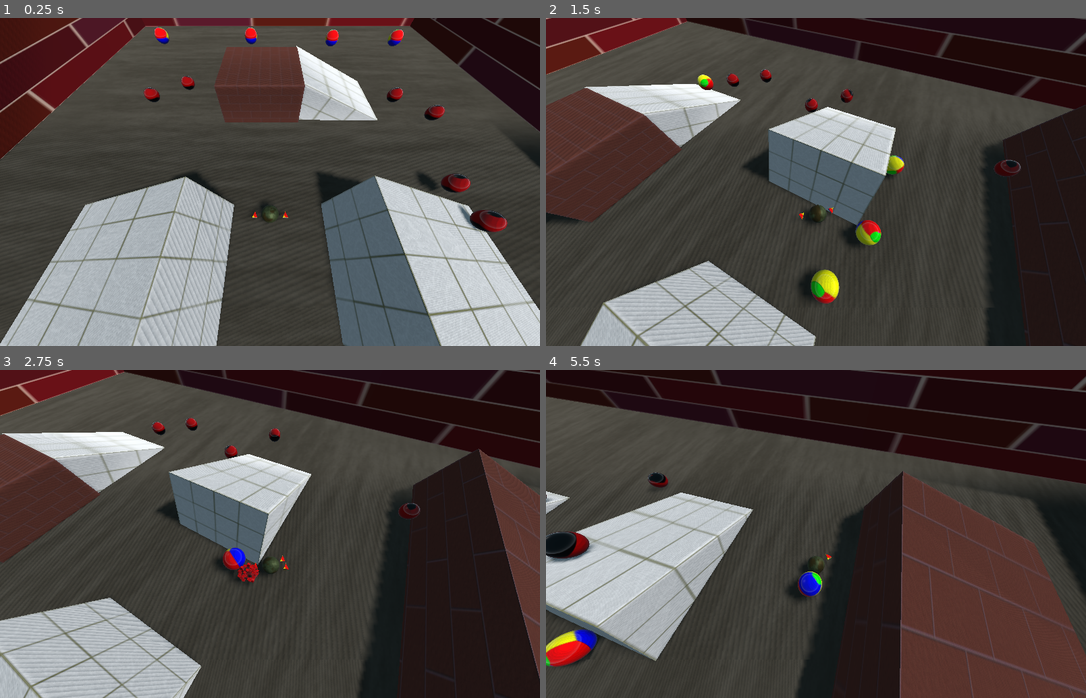
Above: before the commit, frames 1-4 (two rows, left to right).
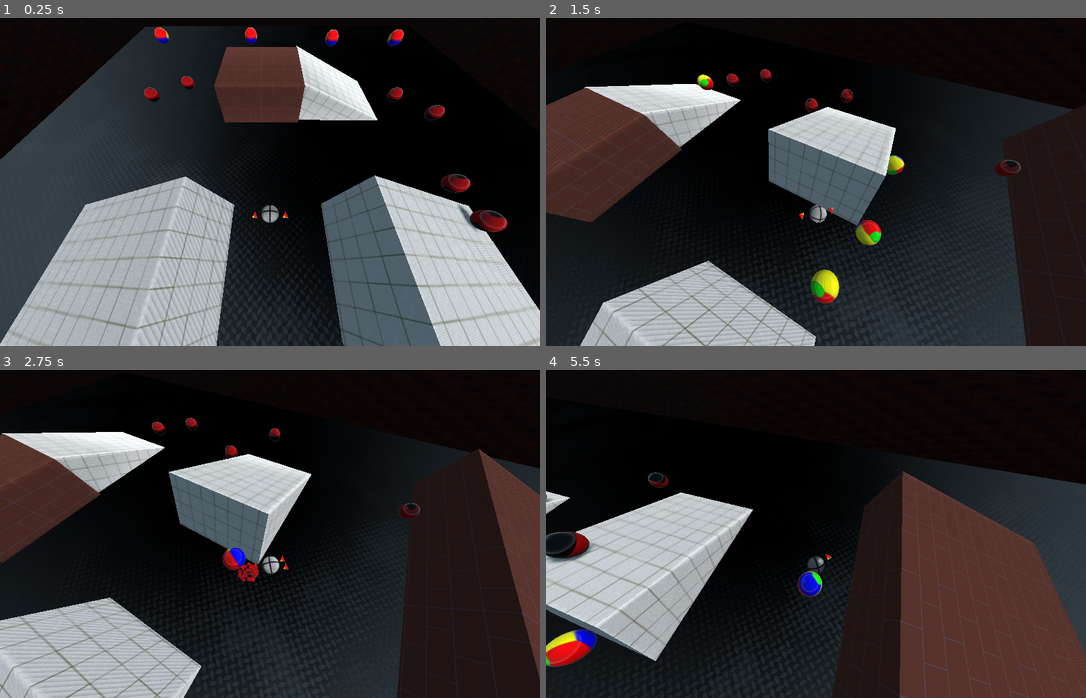
Above: after the commit, the same moments.

Repository: Paul991/RollerShooter
Game: Godot game, scene res://scenes/Main.tscn
Two runs of this game, one before a commit and one after it. Both use one fixed random seed, a clock stepped at 60 frames per second and the inputs below.
Inputs (mouse positions are in pixels of both pictures, inside the frame that each line leads up to):
- Up to frame 1 (0.25 s): no input
- Up to frame 2 (1.5 s): move the mouse to (934, 165) at 0.52 s; hold Right mouse button (move) 0.53-1.28 s; move the mouse to (708, 198) at 1.27 s; right-click (708, 198) at 1.35 s
- Up to frame 3 (2.75 s): move the mouse to (324, 461) at 2.02 s; press the mouse at (324, 461) at 2.03 s; right-click (324, 461) at 2.3 s
- Up to frame 4 (5.5 s): move the mouse to (789, 599) at 2.77 s; release the mouse at (789, 599) at 2.78 s; right-click (789, 599) at 2.85 s; move the mouse to (978, 583) at 3.52 s; hold Right mouse button (move) 3.53-4.28 s; move the mouse to (654, 484) at 4.27 s; click (654, 484) at 4.35 s; right-click (654, 484) at 4.55 s; move the mouse to (843, 534) at 5.02 s; hold Right mouse button (move) from 5.03 s (still down)

The runs differ from the first frame. In frame 1, 52% of the frame differs, in the area x 0-100%, y 0-100%; in frame 2, 54%; in frame 3, 50%; in frame 4, 45%.

Commit message:
worked with textures

Diff:
--- a/scenes/player/Player.gd
+++ b/scenes/player/Player.gd
@@ -31,7 +31,7 @@
 func _input(event):
 	if event is InputEventMouseMotion:
 		var movement = event.relative
-		Pointer.rotation.y += -deg2rad(movement.x*0.5)
+		Pointer.rotation.y += -deg2rad(movement.x*0.5) # it doesnt go 360. it has caps at both ends
 	if event.is_action_pressed("ui_cancel"):
 		get_tree().quit()
 	if event.is_action_pressed("restart"):
--- a/scenes/player/Player.tscn
+++ b/scenes/player/Player.tscn
@@ -1,9 +1,10 @@
-[gd_scene load_steps=11 format=2]
+[gd_scene load_steps=12 format=2]
 
-[ext_resource path="res://assets/textures/Metal_Rusted_Diffuse_2.png" type="Texture" id=1]
+[ext_resource path="res://assets/textures/Floor_Tech_Glow.png" type="Texture" id=1]
 [ext_resource path="res://scenes/player/Player.gd" type="Script" id=2]
 [ext_resource path="res://scenes/shaders&particles/Toon_shader.shader" type="Shader" id=3]
 [ext_resource path="res://assets/sfx/AlienWeapon4.wav" type="AudioStream" id=4]
+[ext_resource path="res://assets/textures/Floor_Tech_Diffuse.png" type="Texture" id=5]
 
 [sub_resource type="PhysicsMaterial" id=1]
 resource_local_to_scene = true
@@ -22,10 +23,12 @@
 height = 14.0
 
 [sub_resource type="SpatialMaterial" id=5]
-albedo_color = Color( 0.772549, 0.898039, 0.588235, 1 )
-albedo_texture = ExtResource( 1 )
-metallic = 0.63
-roughness = 0.57
+albedo_texture = ExtResource( 5 )
+normal_enabled = true
+normal_scale = -7.4
+normal_texture = ExtResource( 1 )
+uv1_scale = Vector3( 0.1, 0.1, 0.1 )
+uv1_triplanar = true
 
 [sub_resource type="AudioStreamRandomPitch" id=6]
 audio_stream = ExtResource( 4 )
--- a/scenes/shapes/Cube.tscn
+++ b/scenes/shapes/Cube.tscn
@@ -5,7 +5,9 @@
 [sub_resource type="SpatialMaterial" id=1]
 albedo_texture = ExtResource( 1 )
 normal_enabled = true
-normal_scale = 1.0
+normal_scale = -10.0
+uv1_scale = Vector3( 0.01, 0.01, 0.01 )
+uv1_triplanar = true
 
 [node name="Cube" type="CSGBox"]
 use_collision = true
--- a/scenes/shapes/Floor.tscn
+++ b/scenes/shapes/Floor.tscn
@@ -1,9 +1,15 @@
 [gd_scene load_steps=3 format=2]
 
-[ext_resource path="res://assets/textures/Wood_Diffuse.png" type="Texture" id=1]
+[ext_resource path="res://assets/textures/DiamondPlate_Diffuse.png" type="Texture" id=1]
 
 [sub_resource type="SpatialMaterial" id=1]
 albedo_texture = ExtResource( 1 )
+metallic = 1.0
+normal_enabled = true
+normal_scale = 10.0
+normal_texture = ExtResource( 1 )
+uv1_scale = Vector3( 0.005, 0.005, 0.005 )
+uv1_triplanar = true
 
 [node name="Floor" type="CSGBox"]
 transform = Transform( 1, 0, 0, 0, 1, 0, 0, 0, 1, -70, 0, 0 )
--- a/scenes/shapes/Ramp.tscn
+++ b/scenes/shapes/Ramp.tscn
@@ -6,6 +6,8 @@
 albedo_texture = ExtResource( 1 )
 normal_enabled = true
 normal_scale = 1.0
+uv1_scale = Vector3( 0.02, 0.02, 0.02 )
+uv1_triplanar = true
 
 [node name="Ramp" type="CSGBox"]
 transform = Transform( -0.918681, 0.394716, 0.0149926, 0.394648, 0.918803, -0.00739282, -0.0166933, -0.000874847, -0.99986, 24.0522, -14.6878, 34.0561 )
--- a/scenes/shapes/Wall.tscn
+++ b/scenes/shapes/Wall.tscn
@@ -1,9 +1,15 @@
-[gd_scene load_steps=3 format=2]
+[gd_scene load_steps=4 format=2]
 
 [ext_resource path="res://assets/textures/Brick_Diffuse_2.png" type="Texture" id=1]
+[ext_resource path="res://assets/textures/Brick_Diffuse.png" type="Texture" id=2]
 
 [sub_resource type="SpatialMaterial" id=1]
-albedo_texture = ExtResource( 1 )
+albedo_texture = ExtResource( 2 )
+normal_enabled = true
+normal_scale = 5.0
+normal_texture = ExtResource( 1 )
+uv1_scale = Vector3( 0.02, 0.02, 0.02 )
+uv1_triplanar = true
 
 [node name="Wall" type="CSGBox"]
 use_collision = true
Not shown, changed: assets/textures/Brick_Diffuse_2.png.import
Not shown, changed: assets/textures/DiamondPlate_Diffuse.png.import
Not shown, changed: assets/textures/Floor_Tech_Glow.png.import
Not shown, changed: assets/textures/Metal_Rusted_Diffuse_2.png.import
Not shown, changed: assets/textures/Wood_Diffuse.png.import
Not shown, changed: assets/textures/Wood_Normal.png.import
